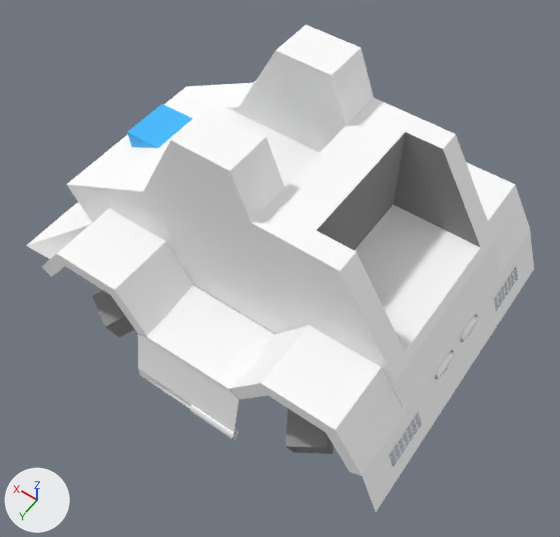
Renders of the Blender file blend/lem1w_nfs.blend from each side of a commit.
Before and after are seen from a 50 mm camera at (-6.49, 8.83, 14.93) aimed at (-0.75, 0.81, 2.31). The lights are fixed; the arrows at lower left show +X, +Y and +Z.

The first picture shows 'ColobotMesh_1', 'Front bumper', 'Hood', 'Rear bumper', 'Sides'.
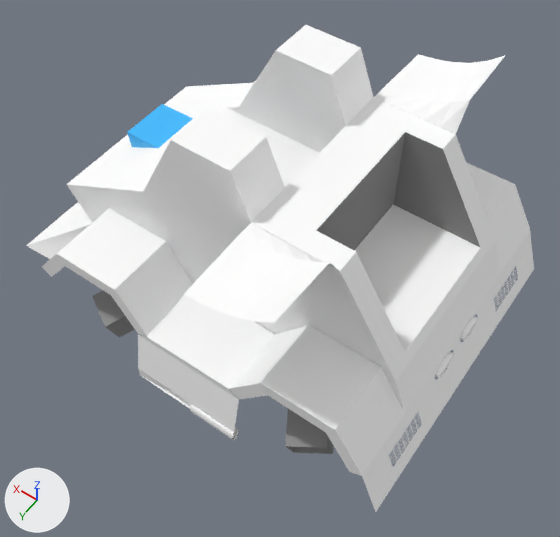
Location of each change, (x1, y1, x2, y2) in pixels of the pictures (560 x 537 px):
```json
{"object": "Spoiler", "change": "added", "after": [183, 54, 506, 322]}
```

Edits to the scene script, one JSON object a line:
```json
{"op": "add", "block": "me_colobotmesh__005", "code": ["me_colobotmesh__005 = bpy.data.meshes.new('ColobotMesh_.005')", "me_colobotmesh__005.from_pydata([(-1.0, 5.0, 2.0), (-1.0, 4.94, 3.8), (-2.79, 5.68, 3.8), (-2.79, 5.58, 2.35), (-1.0, 5.0, 2.35), (-2.47, 5.41, 3.8), (-2.12, 5.21, 3.8), (-1.76, 5.07, 3.8), (-1.37, 4.99, 3.8), (-2.47, 5.37, 2.35), (-2.12, 5.21, 2.35), (-1.76, 5.11, 2.35), (-1.37, 5.04, 2.35), (-1.37, 5.0, 2.0), (-1.76, 5.0, 2.0), (-2.12, 5.0, 2.0), (-2.47, 5.0, 2.0), (-2.79, 5.0, 2.0)], [], [(12, 4, 1, 8), (3, 9, 5, 2), (9, 10, 6, 5), (10, 11, 7, 6), (11, 12, 8, 7), (3, 17, 16, 9), (9, 16, 15, 10), (10, 15, 14, 11), (11, 14, 13, 12), (12, 13, 0, 4)])", "me_colobotmesh__005.materials.append(mat_colobotmesh_mat_1)  # white #ffffff"]}
{"op": "add", "block": "ob_spoiler", "code": ["ob_spoiler = bpy.data.objects.new('Spoiler', me_colobotmesh__005)", "ob_spoiler.location = (0.0, 0.0, 0.0)", "ob_spoiler.rotation_euler = (1.571, 0.0, 0.0)  # degrees (90, 0, 0)", "_m = ob_spoiler.modifiers.new('Mirror', 'MIRROR')", "_m.use_axis = (False, False, True)"]}
```
